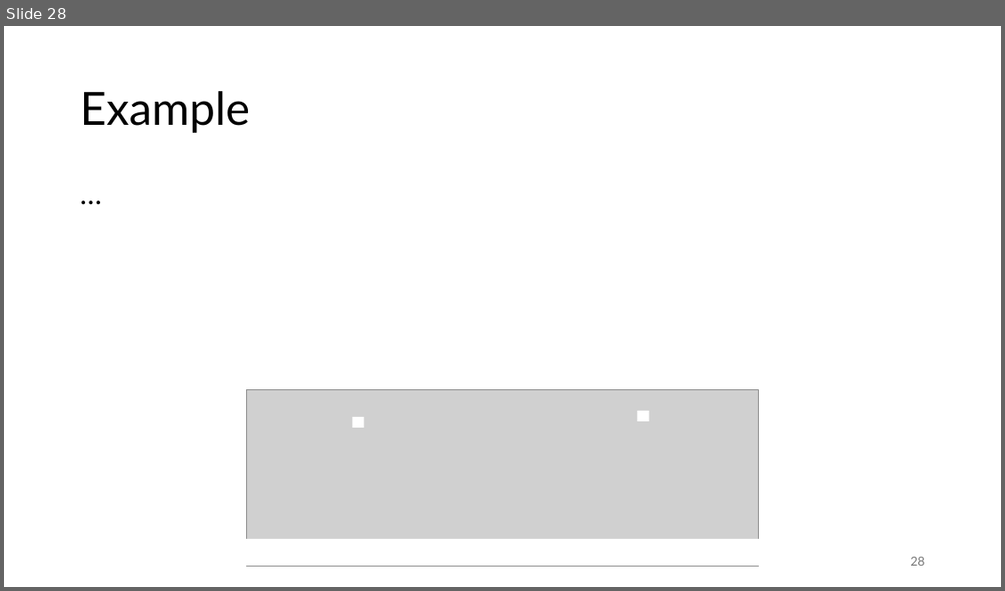
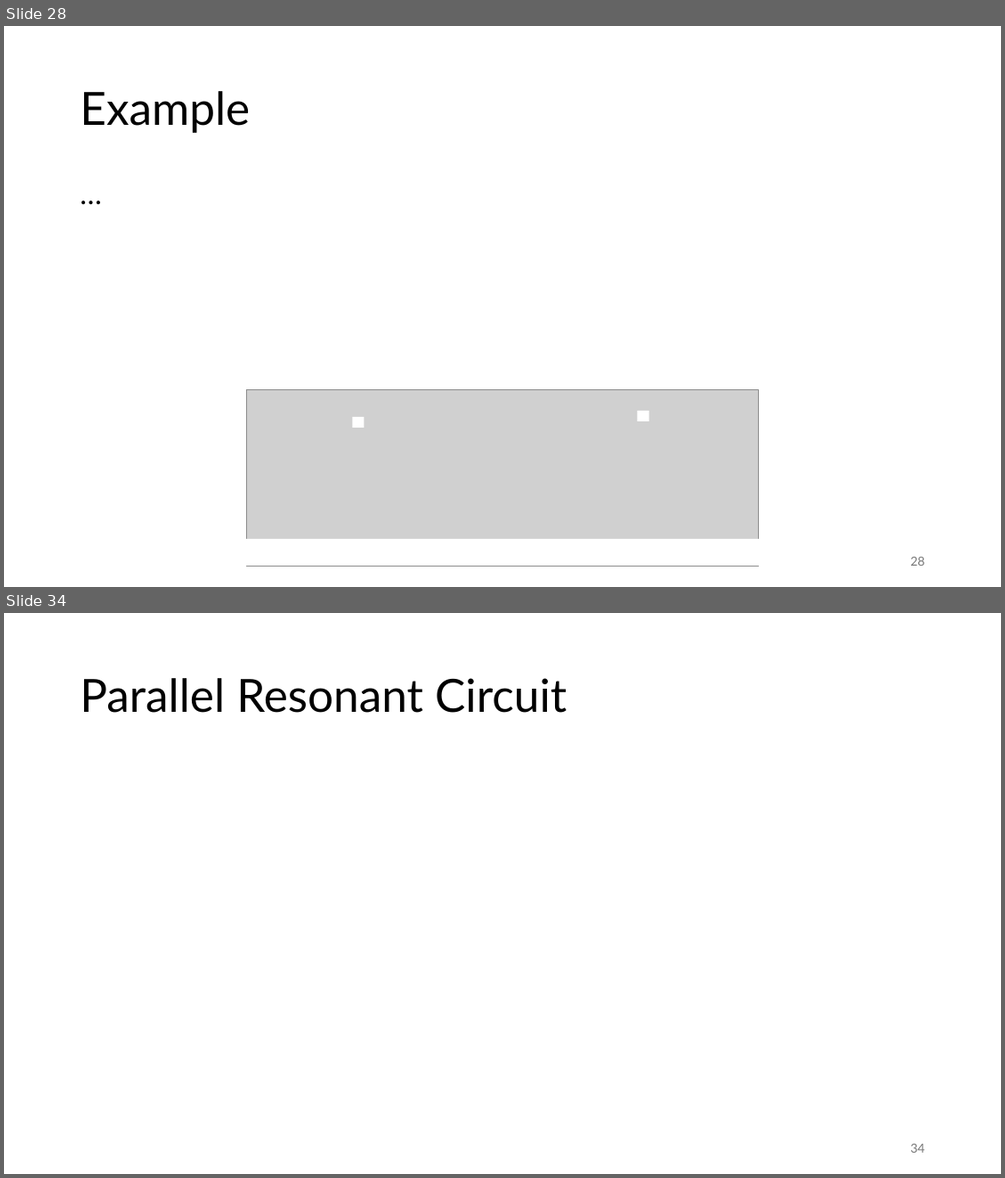
Before and after one commit to FelixWick/intro_electrical_eng, a slide deck: 4_ACtech.pptx. Shown one above the other, each under a label of ours: slide 28 before the commit, slides 28 and 34 after it; the slides between them are not shown. The pictures are 1005x591 and 1005x1178 pixels, drawn with LibreOffice and Linux fonts; fonts in the diff are those of the drawing; grey boxes stand for pictures. Boxes give left, top, right and bottom in pixels: in the first picture for what was removed or moved away, otherwise in the second. Text is boxed around its words. In the diff, an @@ line names an element or a change of style, - is before the commit and + after.

```diff
--- a/4_ACtech.pptx
+++ b/4_ACtech.pptx
@@ slide 34 added at [4, 613, 1001, 1174], background #FFFFFF @@
@@ title added at [80, 678, 566, 713], 44 pt, text #000000 @@
+Parallel Resonant Circuit
@@ page number added at [910, 1143, 924, 1152], 12 pt, text #797979 @@
+34
```
Also in this commit, not shown: 1 slide changed, 5 other slides added.
